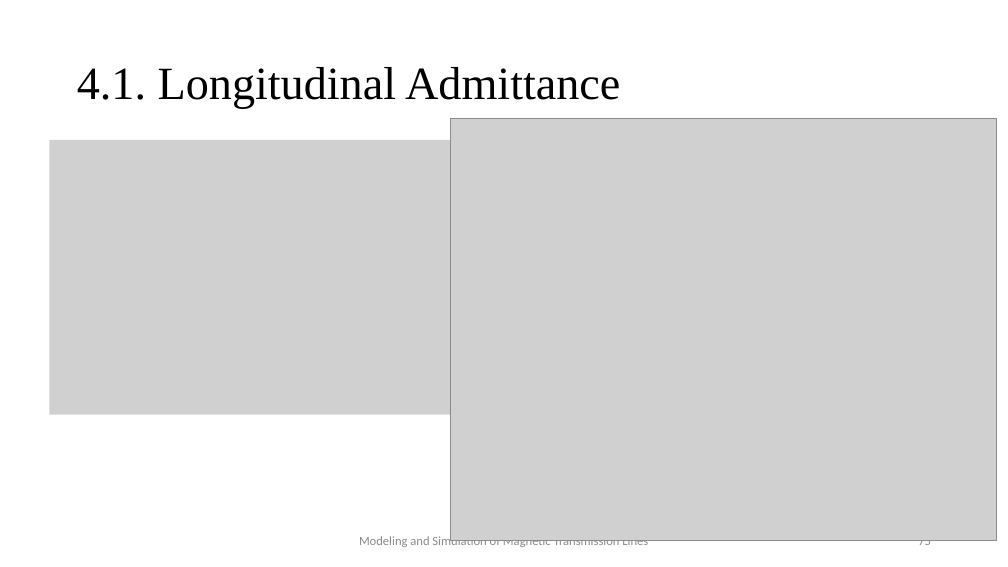
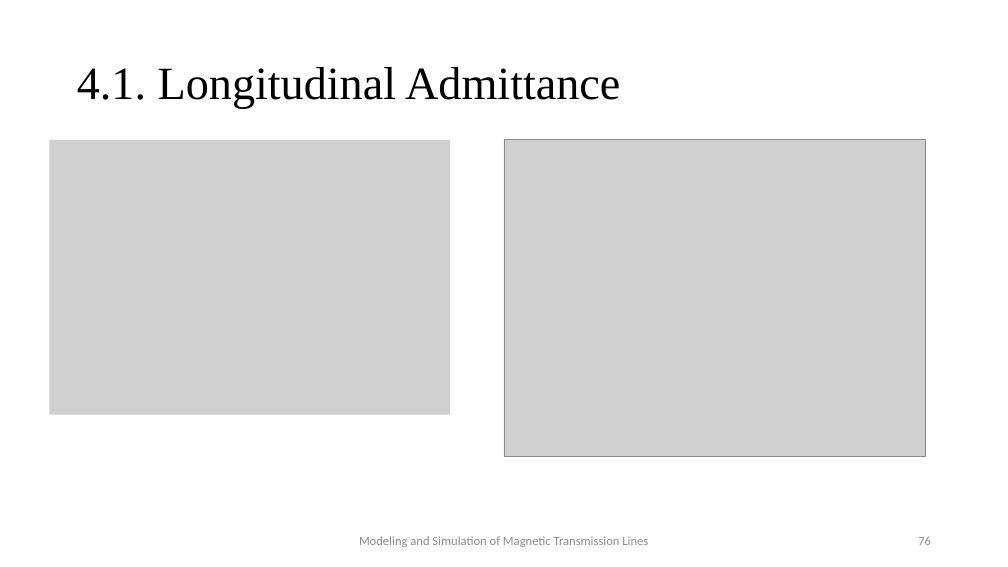
Before and after one commit to MuhammadShamaas1997/Electrical-Engineering, a slide deck: slide 76 of MS/Spring 2020/Thesis/Magnetic Transmission Lines/Thesis Final Presentation.pptx (slide 75 before the commit). Drawn at 1008x567 pixels with LibreOffice and Linux fonts; fonts in the diff are those of the drawing; grey boxes stand for pictures. Boxes give left, top, right and bottom in pixels: in the first picture for what was removed or moved away, otherwise in the second. Text is boxed around its words. In the diff, an @@ line names an element or a change of style, - is before the commit and + after.

```diff
--- a/MS/Spring 2020/Thesis/Magnetic Transmission Lines/Thesis Final Presentation.pptx
+++ b/MS/Spring 2020/Thesis/Magnetic Transmission Lines/Thesis Final Presentation.pptx
@@ picture: place and size @@
-picture at (451, 119, 997, 541)
+picture at (504, 140, 926, 457)
@@ page number at (918, 536, 931, 545): text changed @@
-75
+76
```
Also in this commit, not shown: 3 other slides changed, 1 slide added.
